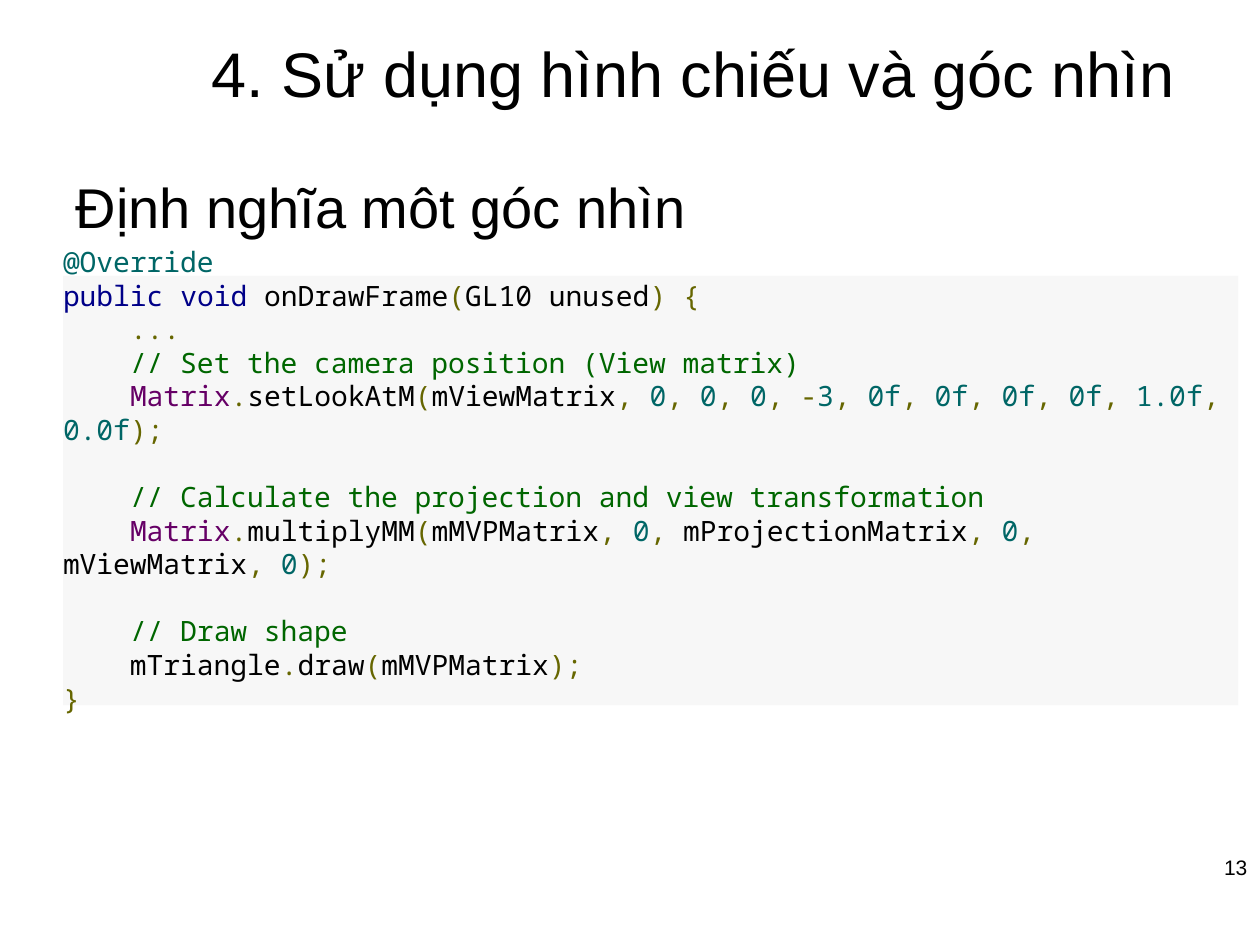
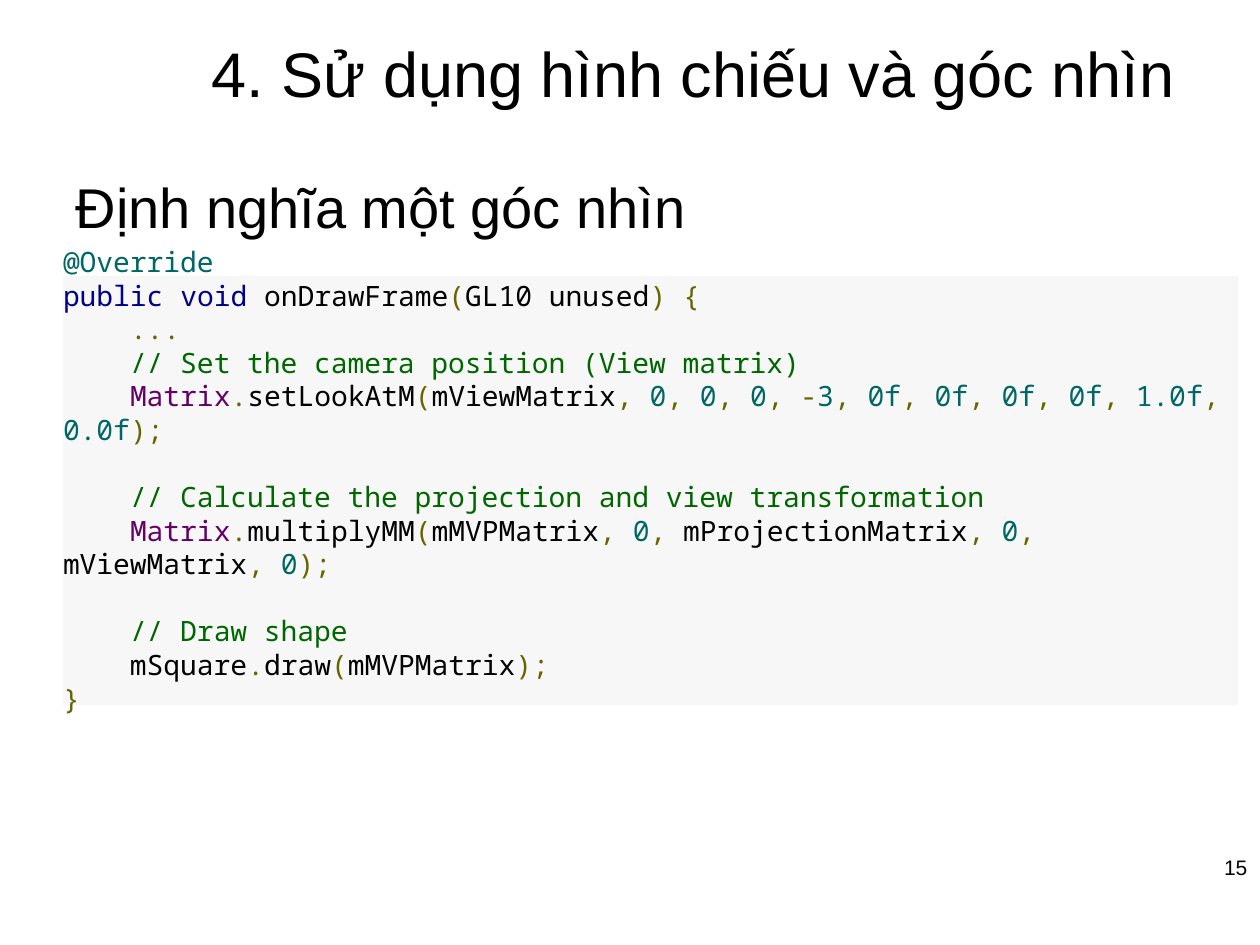
Before and after one commit to CTT535/Mobile_Project_1, a slide deck: slide 15 of Document/SeminarOpenGL.pptx (slide 13 before the commit). Drawn at 1260x945 pixels with LibreOffice and Linux fonts; fonts in the diff are those of the drawing; background and template pictures are left out. Boxes give left, top, right and bottom in pixels: in the first picture for what was removed or moved away, otherwise in the second. Text is boxed around its words. In the diff, an @@ line names an element or a change of style, - is before the commit and + after.

```diff
--- a/Document/SeminarOpenGL.pptx
+++ b/Document/SeminarOpenGL.pptx
@@ text at [76,186,685,239]: text changed @@
-Định nghĩa môt góc nhìn
+Định nghĩa một góc nhìn
@@ text in rectangle at [63,284,1220,682]: text changed @@
-@Override
-public void onDrawFrame(GL10 unused) {
-...
-// Set the camera position (View matrix)
-Matrix.setLookAtM(mViewMatrix, 0, 0, 0, -3, 0f, 0f, 0f, 0f, 1.0f, 0.0f);
-// Calculate the projection and view transformation
-Matrix.multiplyMM(mMVPMatrix, 0, mProjectionMatrix, 0, mViewMatrix, 0);
-// Draw shape
-mTriangle.draw(mMVPMatrix);
-}
+@Override
+public void onDrawFrame(GL10 unused) {
+...
+// Set the camera position (View matrix)
+Matrix.setLookAtM(mViewMatrix, 0, 0, 0, -3, 0f, 0f, 0f, 0f, 1.0f, 0.0f);
+// Calculate the projection and view transformation
+Matrix.multiplyMM(mMVPMatrix, 0, mProjectionMatrix, 0, mViewMatrix, 0);
+// Draw shape
+mSquare.draw(mMVPMatrix);
+}
@@ page number at [1224,860,1247,876]: text changed @@
-13
+15
```
Also in this commit, not shown: 10 other slides changed, 6 slides added, 5 other files.
